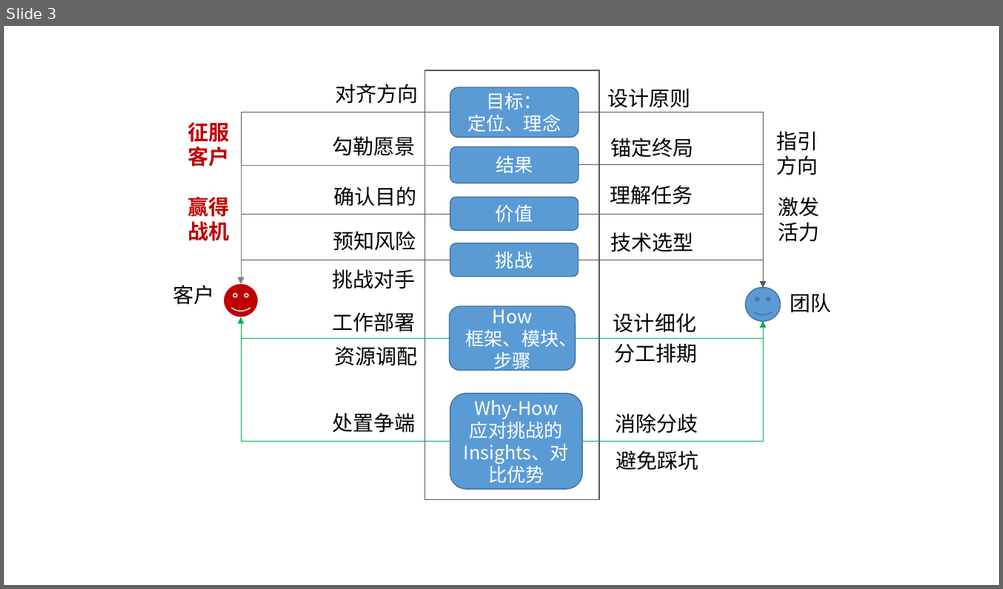
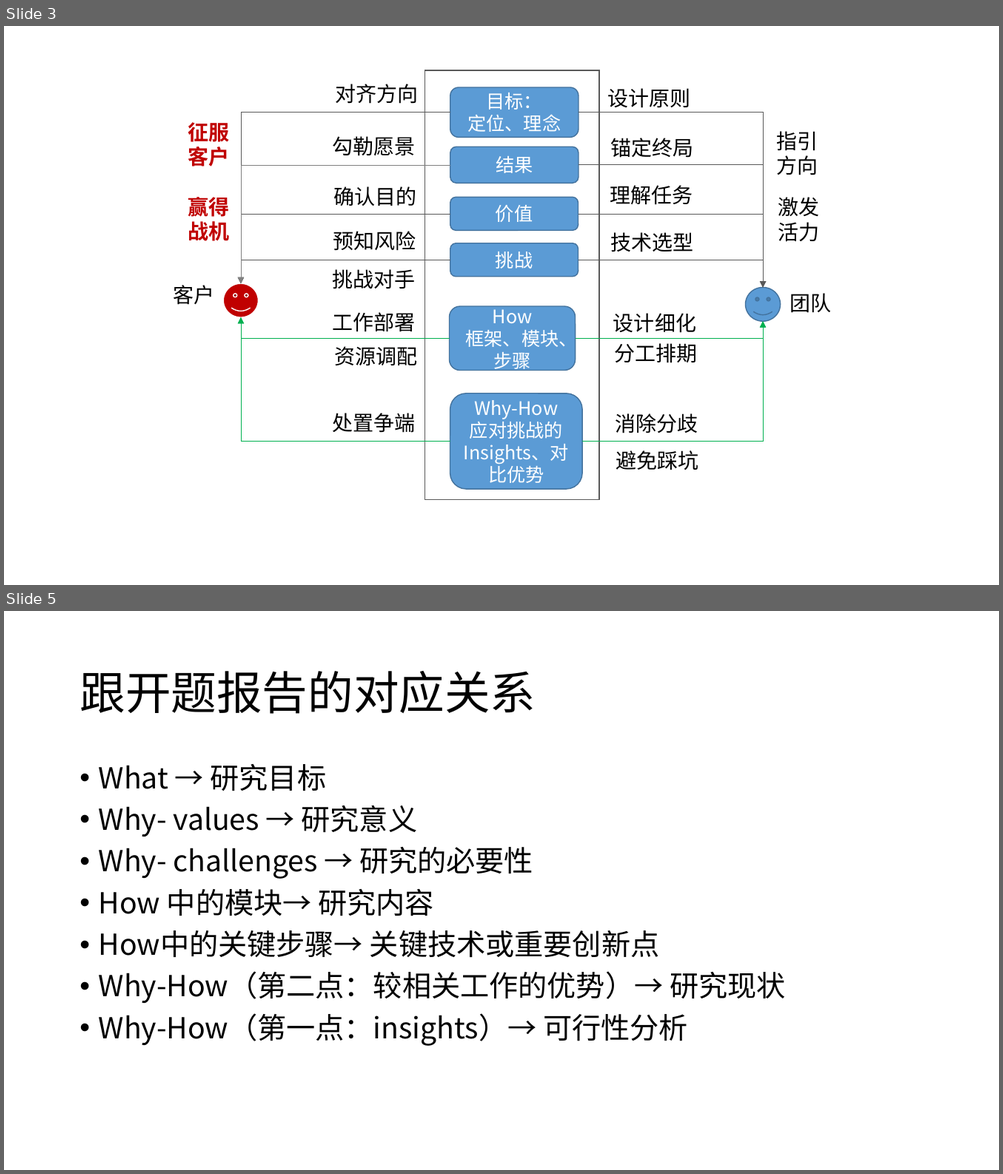
Before and after one commit to hei77/yuzheng-student, a slide deck: static/articles/0-0-what-why-how-why方法论.pptx. Shown one above the other, each under a label of ours: slide 3 before the commit, slides 3 and 5 after it; the slides between them are not shown. The pictures are 1003x589 and 1003x1174 pixels, drawn with LibreOffice and Linux fonts; fonts in the diff are those of the drawing. Boxes give left, top, right and bottom in pixels: in the first picture for what was removed or moved away, otherwise in the second. Text is boxed around its words. In the diff, an @@ line names an element or a change of style, - is before the commit and + after.

```diff
--- a/static/articles/0-0-what-why-how-why方法论.pptx
+++ b/static/articles/0-0-what-why-how-why方法论.pptx
@@ slide 5 added at <box>4,611,999,1170</box>, background #FFFFFF @@
@@ title added at <box>79,671,535,714</box>, 44 pt, text #000000 @@
+跟开题报告的对应关系
@@ text added at <box>99,764,785,1046</box>, 28 pt, text #000000 @@
+• What → 研究目标
+• Why- values → 研究意义
+• Why- challenges → 研究的必要性
+• How 中的模块→ 研究内容
+• How中的关键步骤→ 关键技术或重要创新点
+• Why-How（第二点：较相关工作的优势）→ 研究现状
+• Why-How（第一点：insights）→ 可行性分析
```
Also in this commit, not shown: 2 slides changed.
